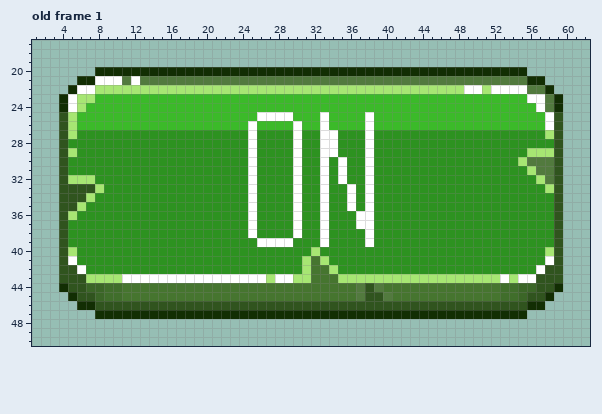
Edited in one commit: pixel-art file (docs/assets/buttons/LateNighCoffe/Green/aseprite-files/SoundButton.aseprite). This is how it looked before the edit.
64x64 pixels, 2 frames. Colours within 5 levels of each other are drawn and written as one. Shown: old frame 1: x 1..62, y 17..50. The commit also changed other frames, which this record leaves out.
After the commit:
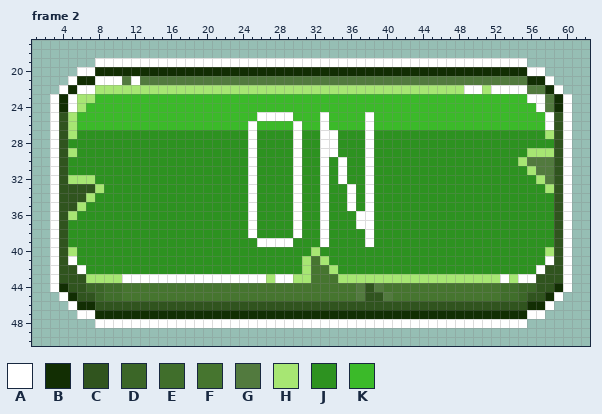
Palette (. is transparent): A #ffffff  B #122e03  C #30541e  D #3b6627  E #406e2b  F #46752f  G #527a3e  H #a7e673  J #2d9220  K #3bba29
A new or re-ordered frame is compared with the old frame closest to it.
Difference:
frames re-ordered
Changed rows in their new state; - is an unchanged pixel.
Frame 2 against old frame 1, layer "Layer":
first column x 3:
19 -----AAAAAAAAAAAAAAAAAAAAAAAAAAAAAAAAAAAAAAAAAAAAAAAA-----
20 ---AA------------------------------------------------AA---
21 --A----------------------------------------------------A--
22 -A------------------------------------------------------A-
23 A--------------------------------------------------------A
24 A--------------------------------------------------------A
25 A--------------------------------------------------------A
26 A--------------------------------------------------------A
27 A--------------------------------------------------------A
28 A--------------------------------------------------------A
29 A--------------------------------------------------------A
30 A--------------------------------------------------------A
31 A--------------------------------------------------------A
32 A--------------------------------------------------------A
33 A--------------------------------------------------------A
34 A--------------------------------------------------------A
35 A--------------------------------------------------------A
36 A--------------------------------------------------------A
37 A--------------------------------------------------------A
38 A--------------------------------------------------------A
39 A--------------------------------------------------------A
40 A--------------------------------------------------------A
41 A--------------------------------------------------------A
42 A--------------------------------------------------------A
43 A--------------------------------------------------------A
44 A--------------------------------------------------------A
45 -A------------------------------------------------------A-
46 --A----------------------------------------------------A--
47 ---AA------------------------------------------------AA---
48 -----AAAAAAAAAAAAAAAAAAAAAAAAAAAAAAAAAAAAAAAAAAAAAAAA-----
